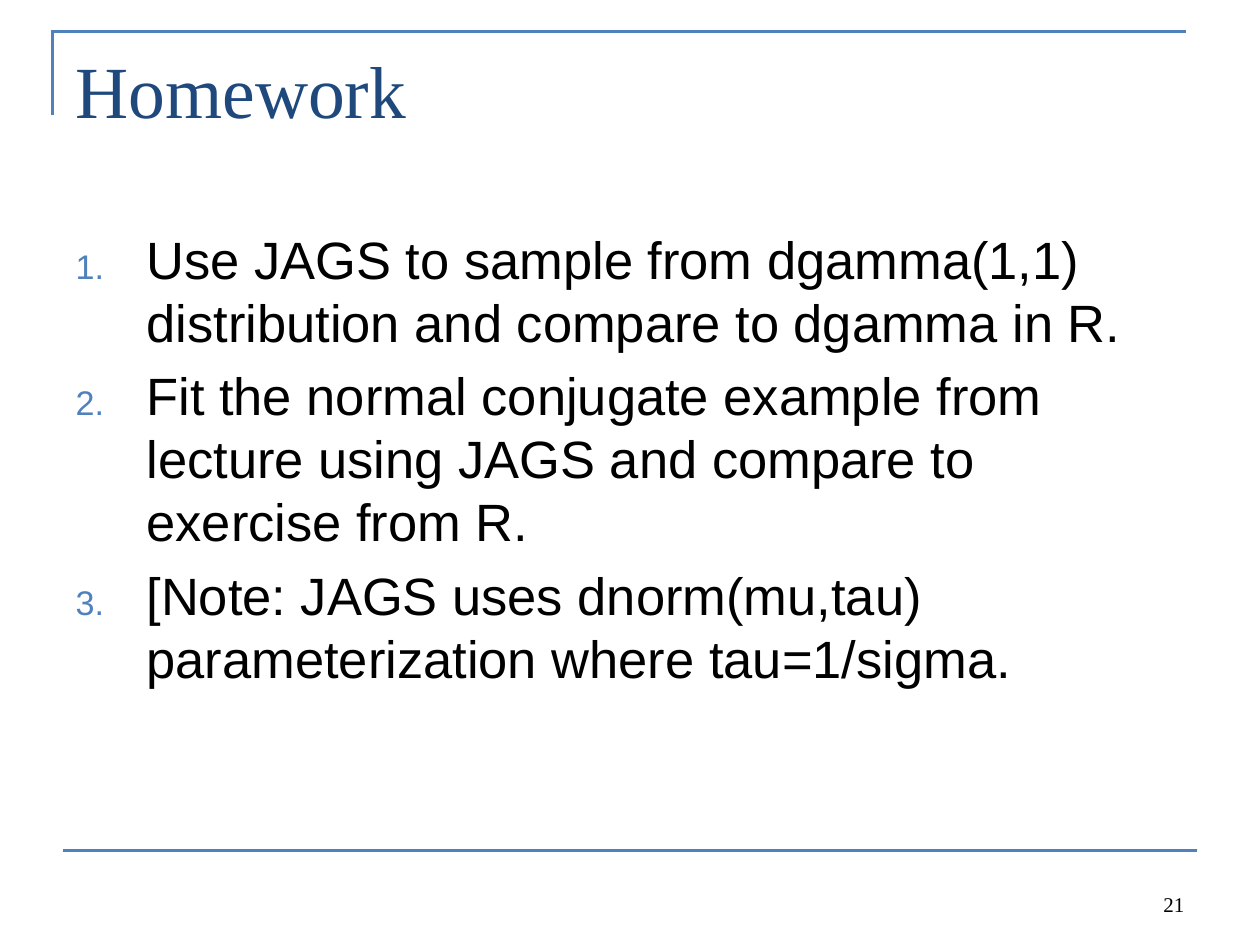
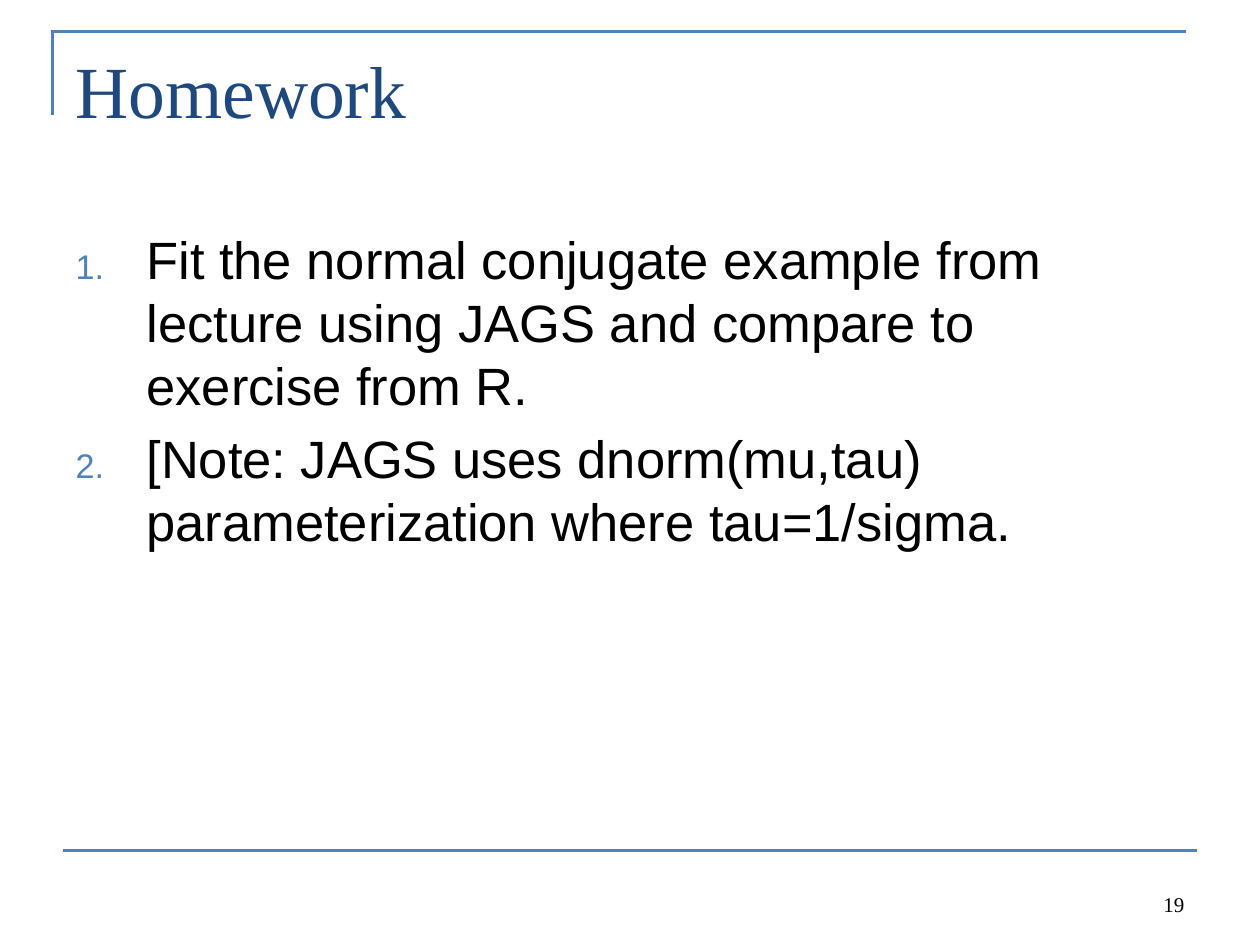
Before and after one commit to colemonnahan/bayes_workshop, a slide deck: slide 19 of dia2/lab2_JAGS.pptx (slide 21 before the commit). Drawn at 1260x945 pixels with LibreOffice and Linux fonts; fonts in the diff are those of the drawing. Boxes give left, top, right and bottom in pixels: in the first picture for what was removed or moved away, otherwise in the second. Text is boxed around its words. In the diff, an @@ line names an element or a change of style, - is before the commit and + after.

```diff
--- a/dia2/lab2_JAGS.pptx
+++ b/dia2/lab2_JAGS.pptx
@@ text at bbox=[146, 241, 1120, 353]: paragraph removed @@
-1. Use JAGS to sample from dgamma(1,1) distribution and compare to dgamma in R.
@@ page number at bbox=[1163, 898, 1184, 913]: text changed @@
-21
+19
```
Also in this commit, not shown: 7 other slides changed, 2 slides removed, 4 other files.
